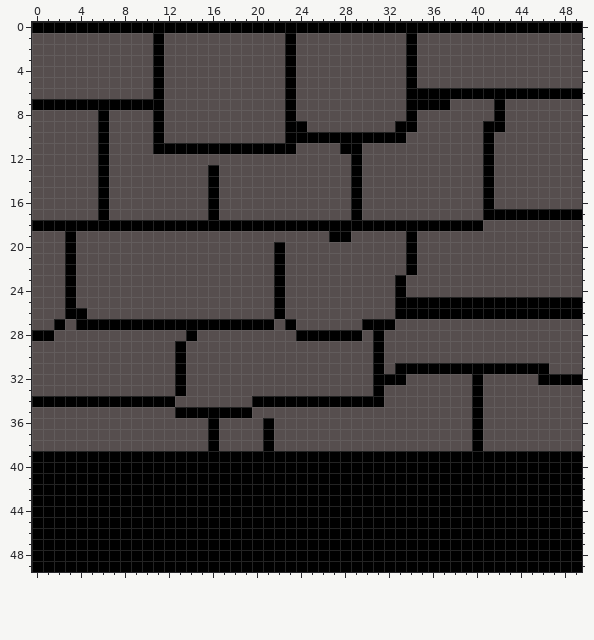
One commit to this pixel-art sprite: images/bricks5.png. The picture above is the old version.
The file is 50x50 pixels.
And afterwards:
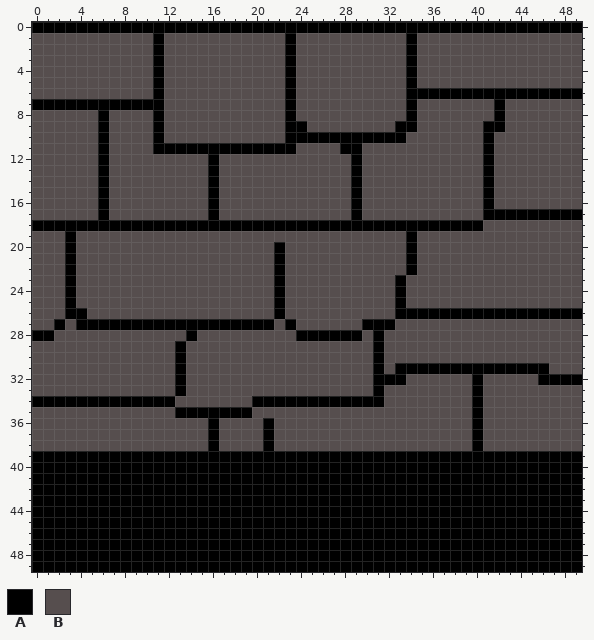
Palette (. is transparent): A #000000  B #564e4e
What changed:
y 7: x 35..37 AAA -> BBB
y 12: x 16 B -> A
y 19: x 27..28 AA -> BB
y 25: x 34..49 AAAAAAAAAAAAAAAA -> BBBBBBBBBBBBBBBB
